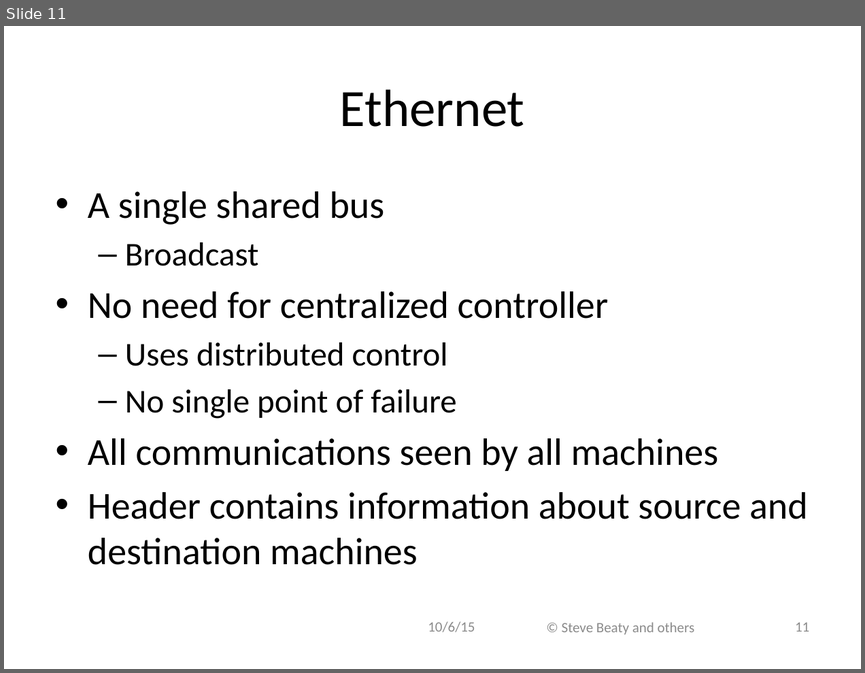
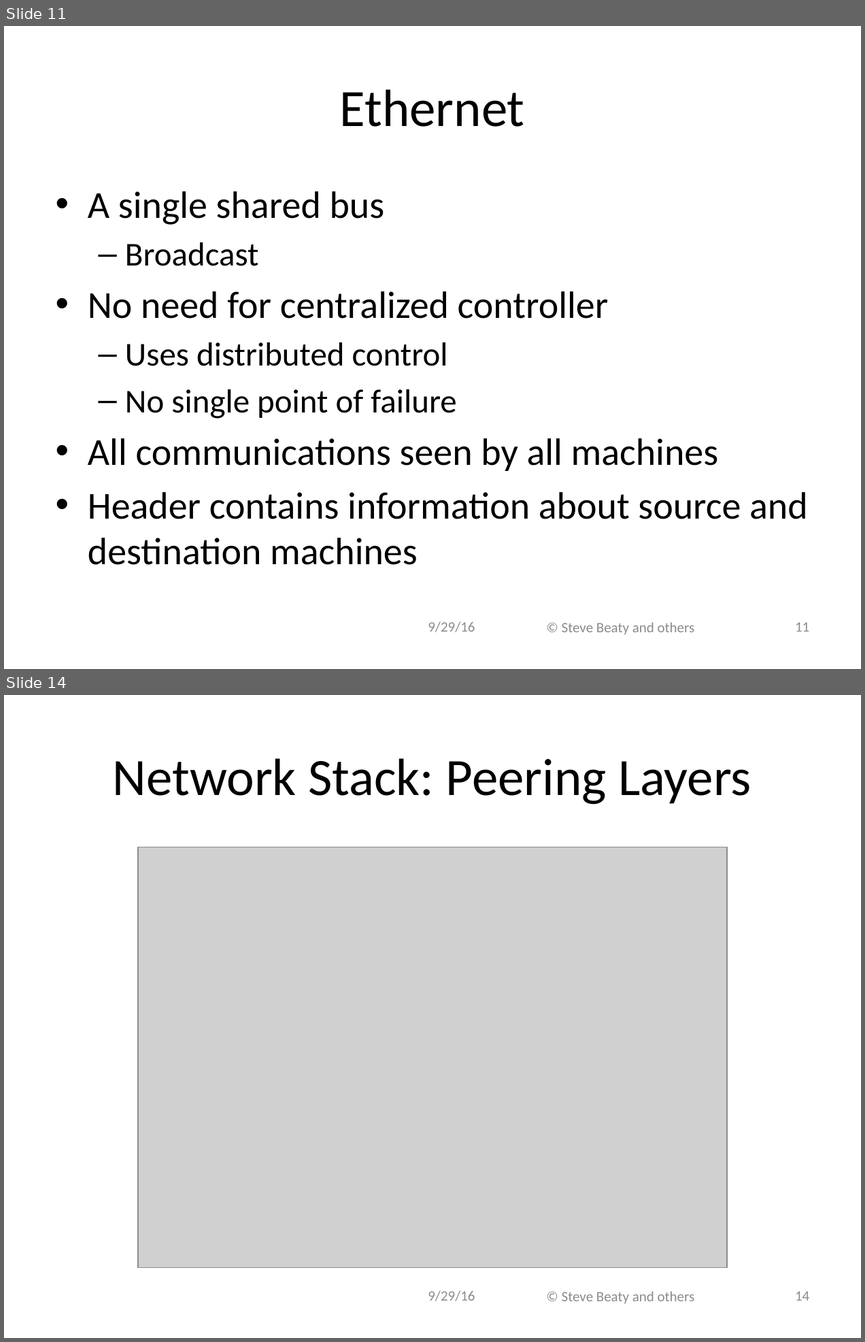
Before and after one commit to ivogeorg/cs1030, a slide deck: slides-steve/Chapter 09.pptx. Shown one above the other, each under a label of ours: slide 11 before the commit, slides 11 and 14 after it; the slides between them are not shown. The pictures are 865x673 and 865x1342 pixels, drawn with LibreOffice and Linux fonts; fonts in the diff are those of the drawing; grey boxes stand for pictures; background and template pictures are left out. Boxes give left, top, right and bottom in pixels: in the first picture for what was removed or moved away, otherwise in the second. Text is boxed around its words. In the diff, an @@ line names an element or a change of style, - is before the commit and + after.

```diff
--- a/slides-steve/Chapter 09.pptx
+++ b/slides-steve/Chapter 09.pptx
@@ slide 14 added at (x1=4, y1=695, x2=861, y2=1338), background #FFFFFF @@
@@ title added at (x1=113, y1=758, x2=751, y2=804), 44 pt, text #000000 @@
+Network Stack: Peering Layers
@@ picture added at (x1=138, y1=847, x2=727, y2=1266) @@
@@ text added at (x1=428, y1=1290, x2=475, y2=1301), 12 pt, text #8C8C8C @@
+9/29/16
@@ text added at (x1=562, y1=1291, x2=695, y2=1304), 12 pt, text #8C8C8C @@
+© Steve Beaty and others
@@ page number added at (x1=795, y1=1291, x2=809, y2=1300), 12 pt, text #8C8C8C @@
+14
@@ slide 11 changed as well @@
@@ text at (x1=428, y1=621, x2=475, y2=632): text changed @@
-10/6/15
+9/29/16
```
Also in this commit, not shown: 21 other slides changed, 4 other slides added, 1 other file.
